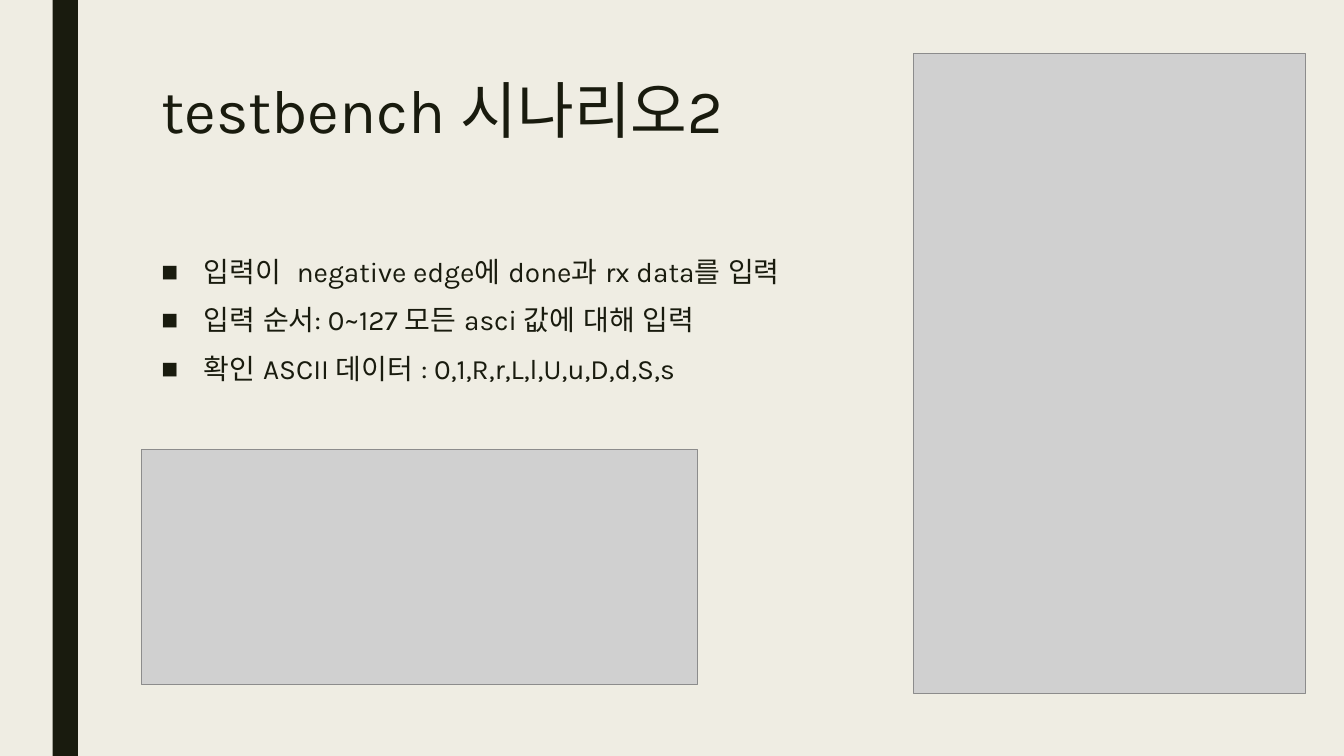
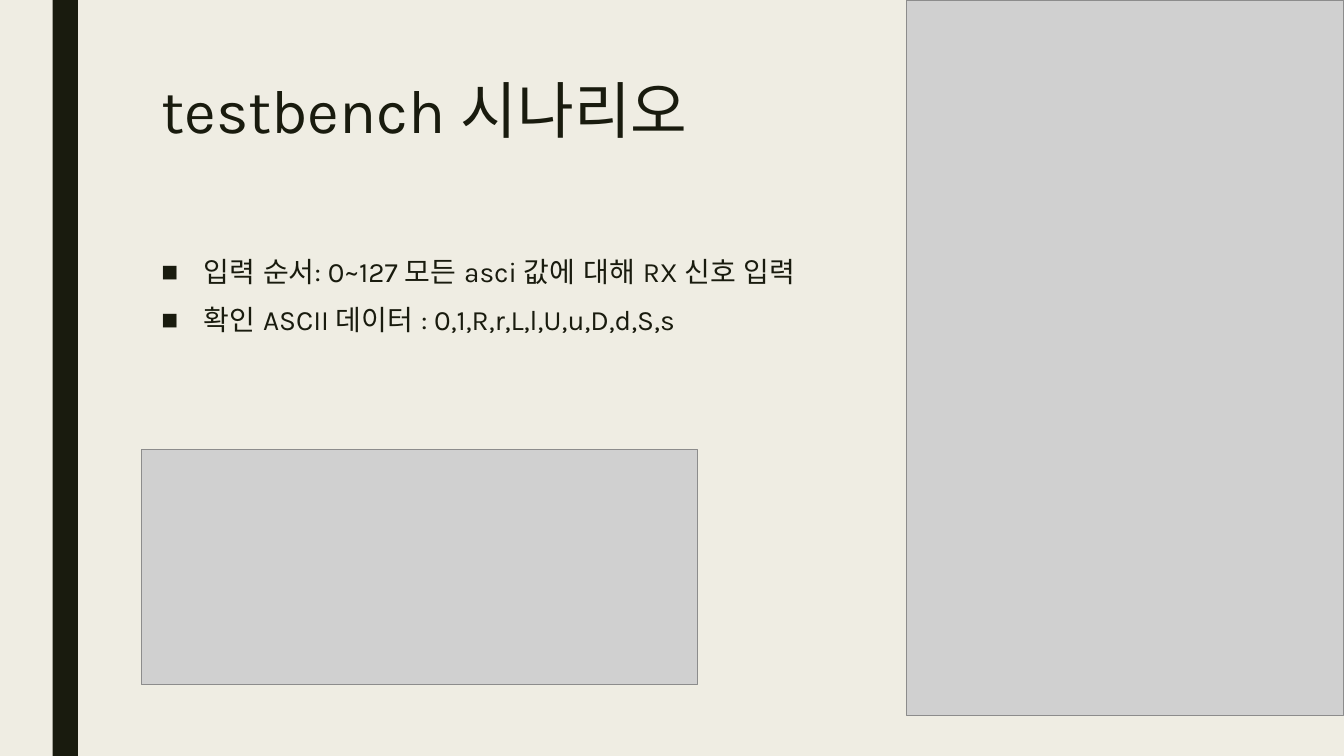
Before and after one commit to JunHyoung0608/Verilog_2026_Project, a slide deck: slide 4 of L01_uart_stopwatch_watch/이준형_uart_rx_decoder_sim.pptx (slide 5 before the commit). Drawn at 1344x756 pixels with LibreOffice and Linux fonts; fonts in the diff are those of the drawing; grey boxes stand for pictures. Boxes give left, top, right and bottom in pixels: in the first picture for what was removed or moved away, otherwise in the second. Text is boxed around its words. In the diff, an @@ line names an element or a change of style, - is before the commit and + after.

```diff
--- a/L01_uart_stopwatch_watch/이준형_uart_rx_decoder_sim.pptx
+++ b/L01_uart_stopwatch_watch/이준형_uart_rx_decoder_sim.pptx
@@ picture: place and size @@
-picture at [913, 53, 1306, 693]
+picture at [906, 0, 1344, 716]
@@ title at [161, 82, 688, 138]: text changed @@
-testbench 시나리오2
+testbench 시나리오
@@ text at [204, 259, 796, 285]: text changed @@
-■ 입력이 negative edge에 done과 rx data를 입력
-■ 입력 순서: 0~127 모든 asci 값에 대해 입력
+■ 입력 순서: 0~127 모든 asci 값에 대해 RX 신호 입력
```
Also in this commit, not shown: 1 other slide changed, 1 slide added, 2 slides removed, 32 other files.
